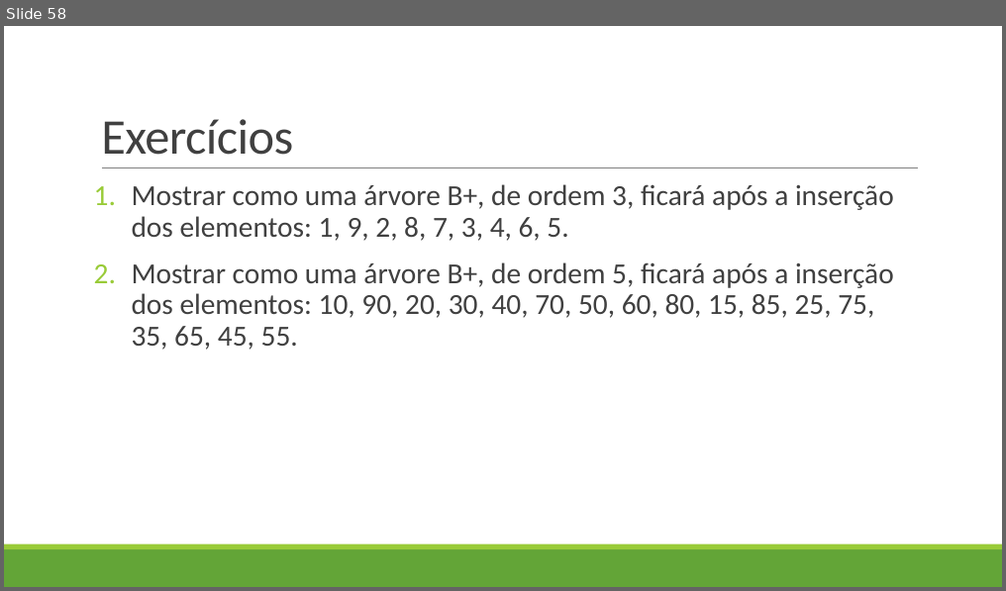
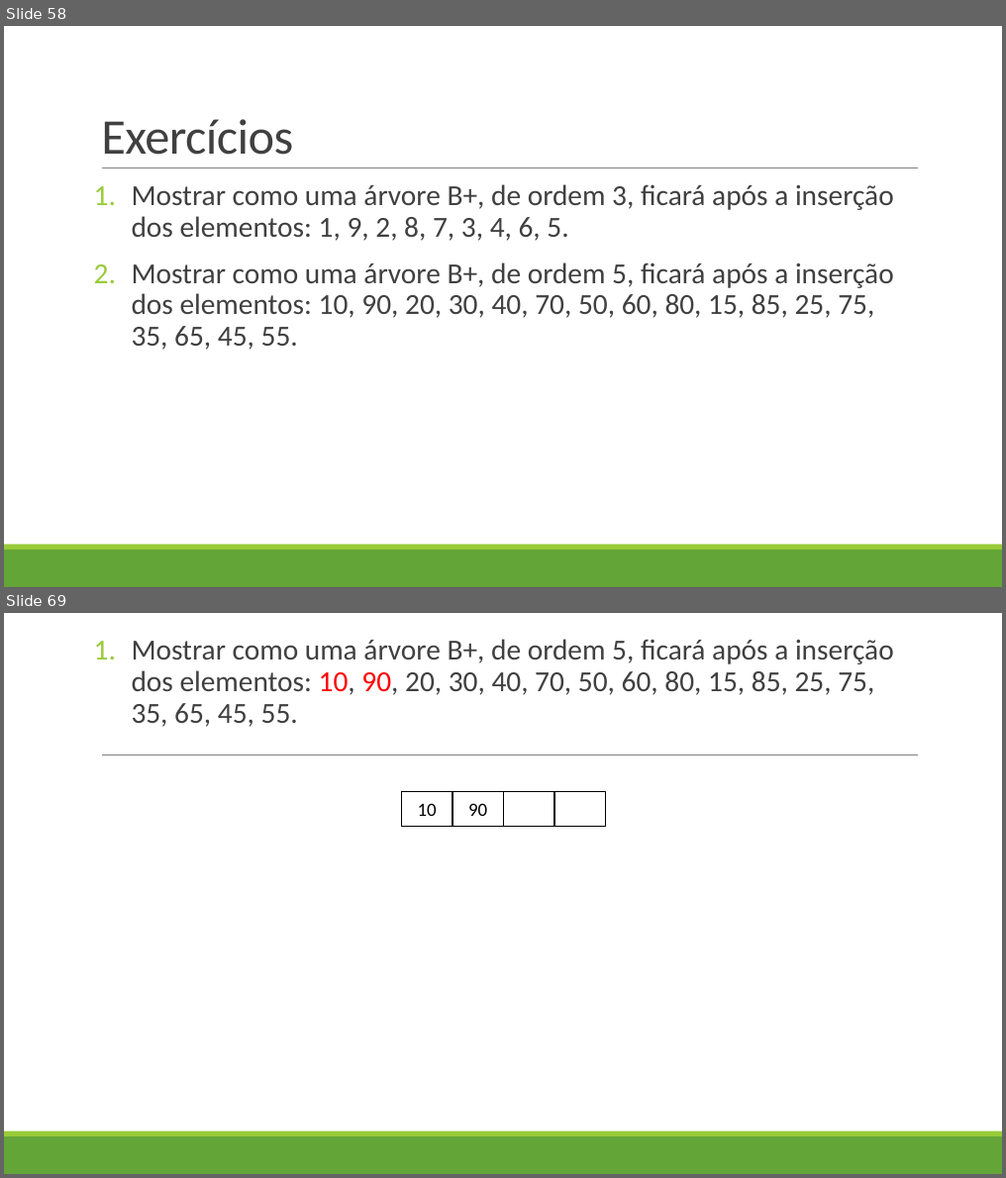
Before and after one commit to machadosbruno/Estrutura-de-Dados-II, a slide deck: 20-05-2025/aula8-f2b3b566b2e641628f832bece06c0c82.pptx. Shown one above the other, each under a label of ours: slide 58 before the commit, slides 58 and 69 after it; the slides between them are not shown. The pictures are 1006x591 and 1006x1178 pixels, drawn with LibreOffice and Linux fonts; fonts in the diff are those of the drawing. Boxes give left, top, right and bottom in pixels: in the first picture for what was removed or moved away, otherwise in the second. Text is boxed around its words. In the diff, an @@ line names an element or a change of style, - is before the commit and + after.

Commit message:
20-05-2025 p2

```diff
--- a/20-05-2025/aula8-f2b3b566b2e641628f832bece06c0c82.pptx
+++ b/20-05-2025/aula8-f2b3b566b2e641628f832bece06c0c82.pptx
@@ slide 69 added at [4,613,1002,1174], background #FFFFFF; not listed: 3 template elements that a slide beside it also shows @@
@@ text added at [132,639,894,727], 28 pt, text #404040 @@
+1. Mostrar como uma árvore B+, de ordem 5, ficará após a inserção dos elementos: 10, 90, 20, 30, 40, 70, 50, 60, 80, 15, 85, 25, 75, 35, 65, 45, 55.
@@ rectangle added at [402,792,452,827], outline #000000 1.25 pt, 18 pt, text #000000 @@
+10
@@ rectangle added at [452,792,503,827], outline #000000 1.25 pt, 18 pt, text #000000 @@
+90
@@ rectangle added at [503,792,554,827], outline #000000 1.25 pt @@
@@ rectangle added at [555,792,606,827], outline #000000 1.25 pt @@
```
Also in this commit, not shown: 29 other slides added.
